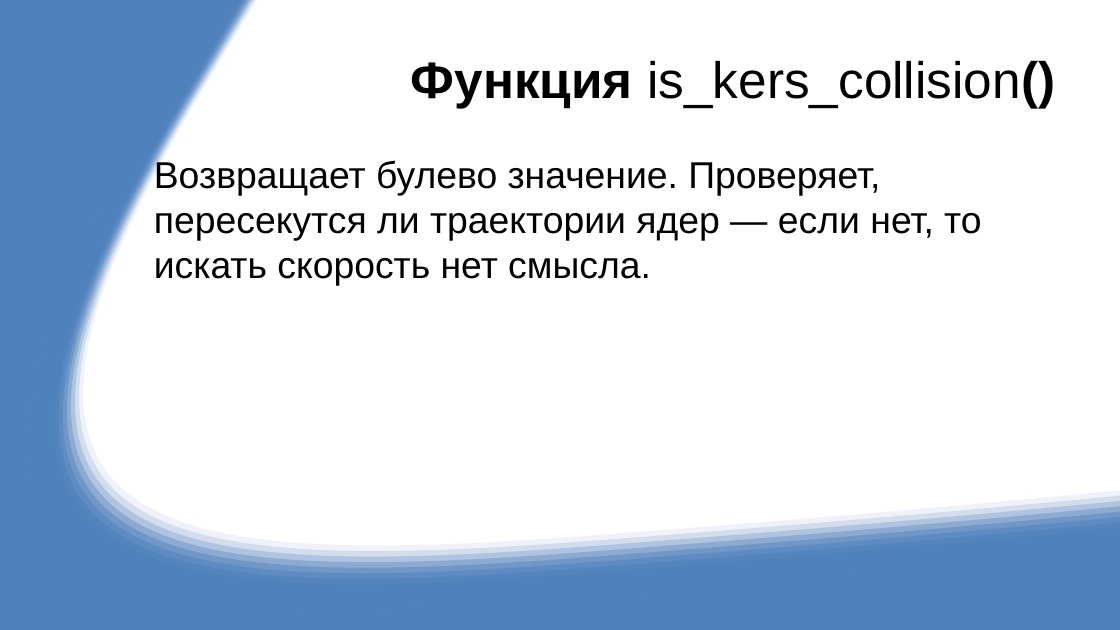
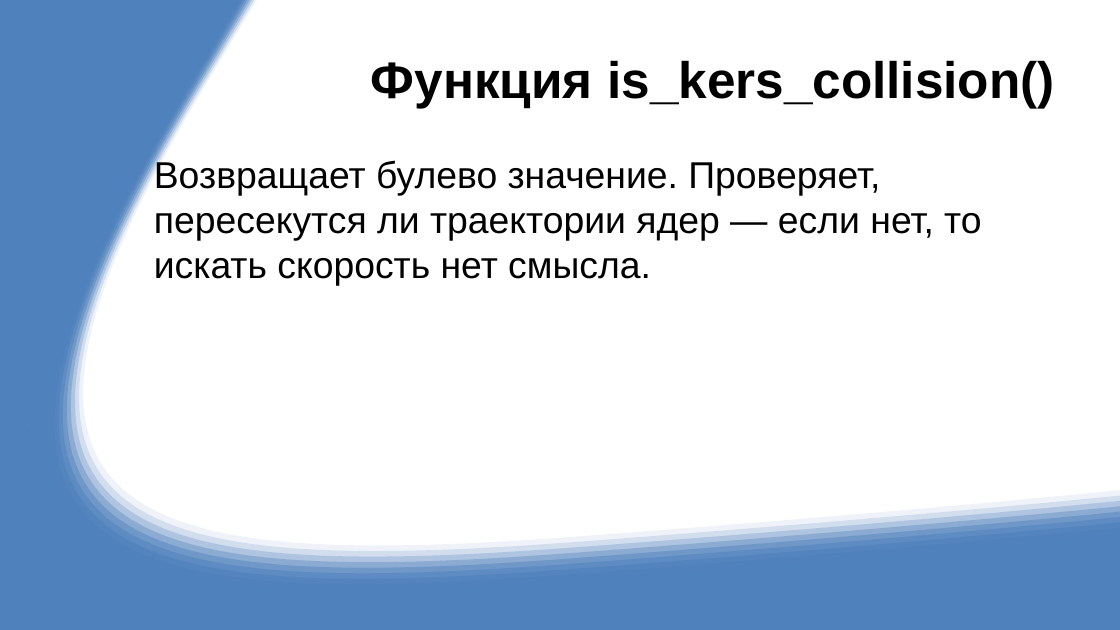
Before and after one commit to g0lubew-iv/g0lubew_i_m, a slide deck: slide 2 of Report.pptx (slide 5 before the commit). Drawn at 1120x630 pixels with LibreOffice and Linux fonts; fonts in the diff are those of the drawing. Boxes give left, top, right and bottom in pixels: in the first picture for what was removed or moved away, otherwise in the second. Text is boxed around its words. In the diff, an @@ line names an element or a change of style, - is before the commit and + after.

```diff
--- a/Report.pptx
+++ b/Report.pptx
@@ title "Функция is_kers_collision()" at (371,60,1054,108): bold on in "is_kers_collision()" @@
```
Also in this commit, not shown: 1 other slide changed, 1 slide added, 3 slides removed, 4 other files.
